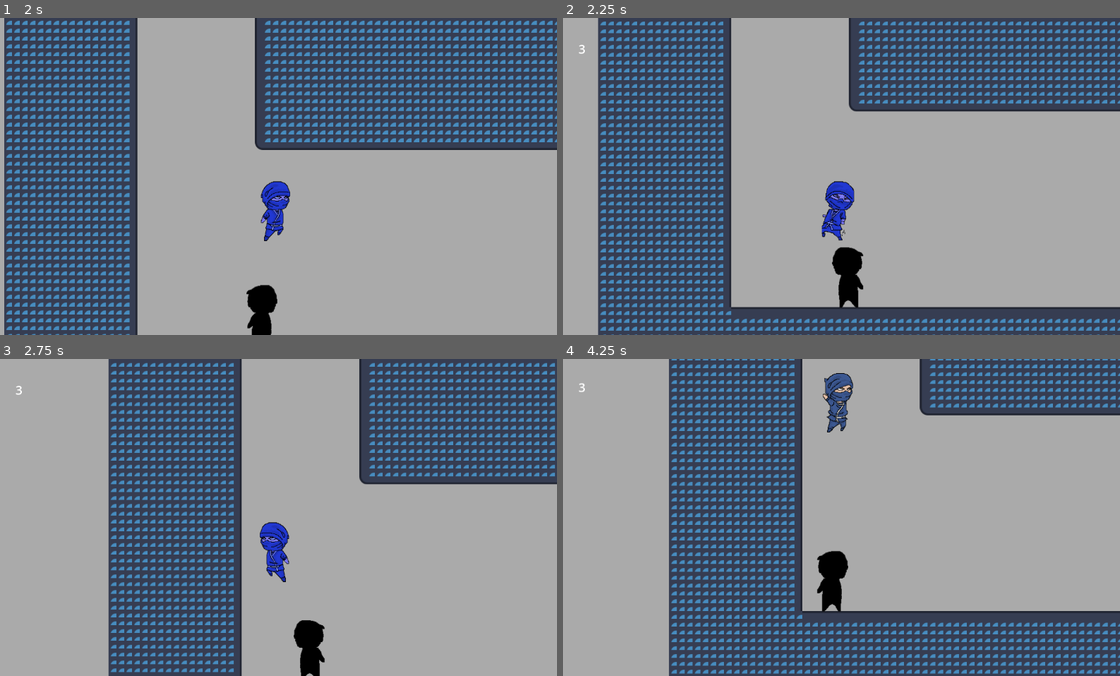
Above: before the commit, frames 1-4 (two rows, left to right).
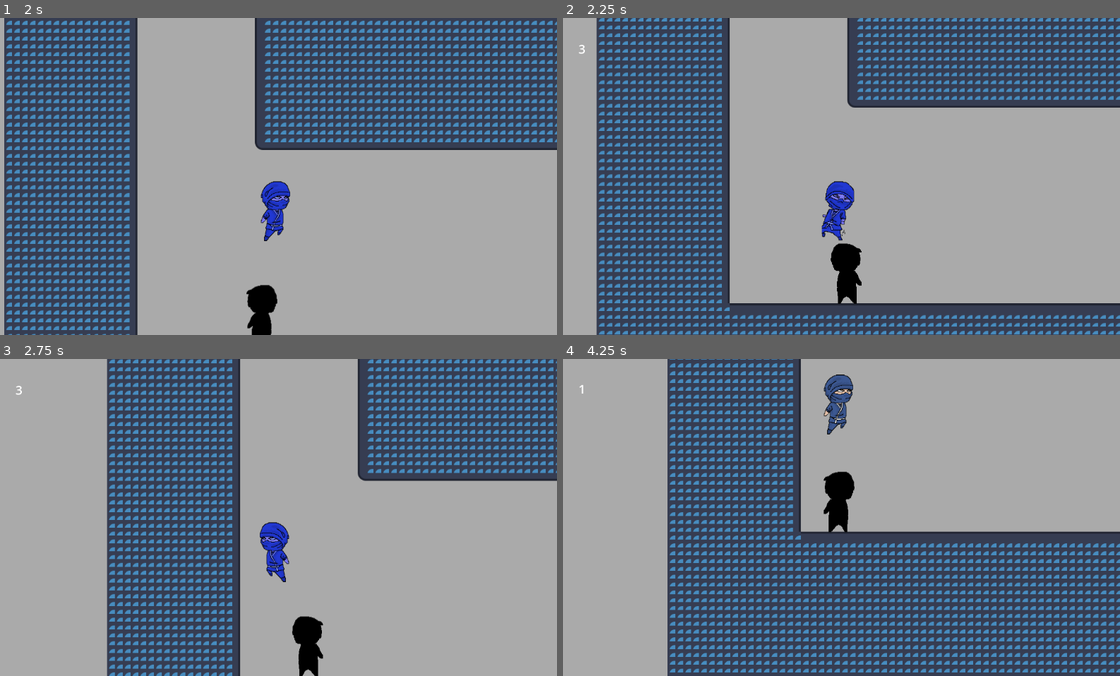
Above: after the commit, the same moments.

Repository: a24axeltl/project_game_dam
Game: Godot game, scene res://scenes/levels/controller_levels/controller_levels.tscn
Same seed, same stepped clock (60 frames per second), same inputs: the game is played once before the commit and once after it. The engine's default icon, where the game draws it, is replaced by a stand-in: a white triangle on a blue panel in a dark square.
Inputs:
- Up to frame 1 (2 s): hold Up (up) from 0.53 s (still down); tap E (atq) at 0.6 s; tap Space (salto) at 0.77, 1.52 s; tap D (dash) at 1.35 s
- Up to frame 2 (2.25 s): release Up (up) at 2.03 s; hold Left (izq) from 2.03 s (still down); hold R (def) from 2.03 s (still down)
- Up to frame 3 (2.75 s): keep holding Left (izq); keep holding R (def)
- Up to frame 4 (4.25 s): release Left (izq) at 2.78 s; release R (def) at 2.78 s; hold Up (up) from 2.78 s (still down); tap Right (der) at 2.85 s; tap Space (salto) at 3.02, 3.77 s; hold S (down_camera) from 3.53 s (still down)

Frame 1 is identical in both runs. In frame 2, 28% of the frame differs, in the area x 5-100%, y 0-100%; in frame 3, 24%; in frame 4, 37%, in the area x 2-100%, y 0-100%.

Commit message:
Implementacion de un enemigo disparador

Diff:
--- a/scenes/characters/enemies/attack_enemy/attack_enemy.gd
+++ b/scenes/characters/enemies/attack_enemy/attack_enemy.gd
@@ -90,7 +90,7 @@
 	_control_animation()
 
 func _on_area_2d_area_entered(area: Area2D) -> void:
-	if area.get_parent().get_parent().is_in_group("player"):
+	if area.get_owner().is_in_group("player"):
 		if area.name == "Hurtbox":
 			_damage_control(area)
 
--- a/scenes/characters/enemies/attack_enemy/attack_enemy.tscn
+++ b/scenes/characters/enemies/attack_enemy/attack_enemy.tscn
@@ -14,7 +14,6 @@
 
 [node name="AttackEnemy" type="CharacterBody2D" unique_id=786959747 node_paths=PackedStringArray("animacion", "hitbox", "rayCastFloor", "rayCastWall", "hurtboxPivot", "hurtbox") groups=["enemy"]]
 collision_layer = 4
-collision_mask = 3
 script = ExtResource("1_ti5qr")
 animacion = NodePath("AnimatedSprite2D")
 hitbox = NodePath("Hitbox")
--- a/scenes/characters/enemies/basic_enemy/basic_enemy.gd
+++ b/scenes/characters/enemies/basic_enemy/basic_enemy.gd
@@ -76,7 +76,7 @@
 		_muerto = true
 
 func _on_area_2d_area_entered(area: Area2D) -> void:
-	if area.get_parent().get_parent().is_in_group("player"):
+	if area.get_owner().is_in_group("player"):
 		if area.name == "Hurtbox":
 			_damage_control(area)
 
--- a/scenes/characters/enemies/basic_enemy/basic_enemy.tscn
+++ b/scenes/characters/enemies/basic_enemy/basic_enemy.tscn
@@ -11,7 +11,6 @@
 
 [node name="BasicEnemy" type="CharacterBody2D" unique_id=593271527 node_paths=PackedStringArray("animacion", "hitbox", "rayCastFloor", "rayCastWall") groups=["enemy"]]
 collision_layer = 4
-collision_mask = 3
 script = ExtResource("1_v18xu")
 animacion = NodePath("AnimatedSprite2D")
 hitbox = NodePath("Hitbox")
--- a/scenes/characters/player/player.gd
+++ b/scenes/characters/player/player.gd
@@ -22,7 +22,6 @@
 
 func _ready() -> void:
 	hurtbox.area_entered.connect(_on_hurtbox_hitbox_entered)
-	hitbox.area_entered.connect(_on_hitbox_hurtbox_entered)
 
 func _physics_process(delta: float) -> void:
 	#Handle inmunity
@@ -32,6 +31,9 @@
 		_inmunity = false
 		PlayerController.reset_inmunity_timer()
 
+	# Handle damage with a hitbox.
+	_handle_damage_hitbox()
+
 	if PlayerController.is_muerto():
 		get_tree().quit(0)
 
@@ -44,11 +46,6 @@
 	if !_atacking:
 		hurtbox.monitoring  = false
 		hurtbox.monitorable = false
-
-	# Handle damage hitbox.
-	for body in hitbox.get_overlapping_bodies():
-		if body.is_in_group("enemy"):
-			_control_damage(body)
 
 	# Handle jump.
 	if Input.is_action_just_pressed("salto") and PlayerController.get_jump_count() <= 1:
@@ -124,9 +121,9 @@
 	if Input.is_action_pressed("down"):
 		_control_knockback_atack(area)
 
-func _on_hitbox_hurtbox_entered(area: Area2D) -> void:
-	if area.get_parent().get_parent().is_in_group("enemy"):
-		if area.name == "Hurtbox":
+func _handle_damage_hitbox():
+	for area in hitbox.get_overlapping_areas():
+		if area.get_owner().is_in_group("enemy"):
 			_control_damage(area)
 
 func _control_damage(body: Node2D):
--- a/scenes/characters/player/player.tscn
+++ b/scenes/characters/player/player.tscn
@@ -15,7 +15,6 @@
 
 [node name="Player" type="CharacterBody2D" unique_id=1543182604 node_paths=PackedStringArray("animacion", "hurtboxPivot", "hitbox", "hurtbox") groups=["player"]]
 collision_layer = 2
-collision_mask = 5
 script = ExtResource("1_oya4h")
 blue_shader = ExtResource("2_686vu")
 animacion = NodePath("AnimatedSprite2D")
--- a/scenes/levels/test_room/test_room.tscn
+++ b/scenes/levels/test_room/test_room.tscn
@@ -5,6 +5,7 @@
 [ext_resource type="PackedScene" uid="uid://d3prqsg8bpdtf" path="res://scenes/characters/enemies/basic_enemy/basic_enemy.tscn" id="3_af4j7"]
 [ext_resource type="PackedScene" uid="uid://hpats7kjkppj" path="res://scenes/characters/enemies/attack_enemy/attack_enemy.tscn" id="4_riu6q"]
 [ext_resource type="TileSet" uid="uid://dxdjsbax8tlda" path="res://tilesets/test_assets.tres" id="4_watgw"]
+[ext_resource type="PackedScene" uid="uid://cbw1vab8rgi5l" path="res://scenes/characters/enemies/shooter_enemy/shooter_enemy.tscn" id="6_af4j7"]
 
 [sub_resource type="RectangleShape2D" id="RectangleShape2D_olv5d"]
 size = Vector2(4845, 20)
@@ -23,6 +24,9 @@
 [node name="AttackEnemy" parent="." unique_id=786959747 instance=ExtResource("4_riu6q")]
 position = Vector2(-228, 103)
 
+[node name="ShooterEnemy" parent="." unique_id=1355098275 instance=ExtResource("6_af4j7")]
+position = Vector2(439, -63)
+
 [node name="Floor" type="RigidBody2D" parent="." unique_id=828943443]
 position = Vector2(-8, 709)
 collision_mask = 6
